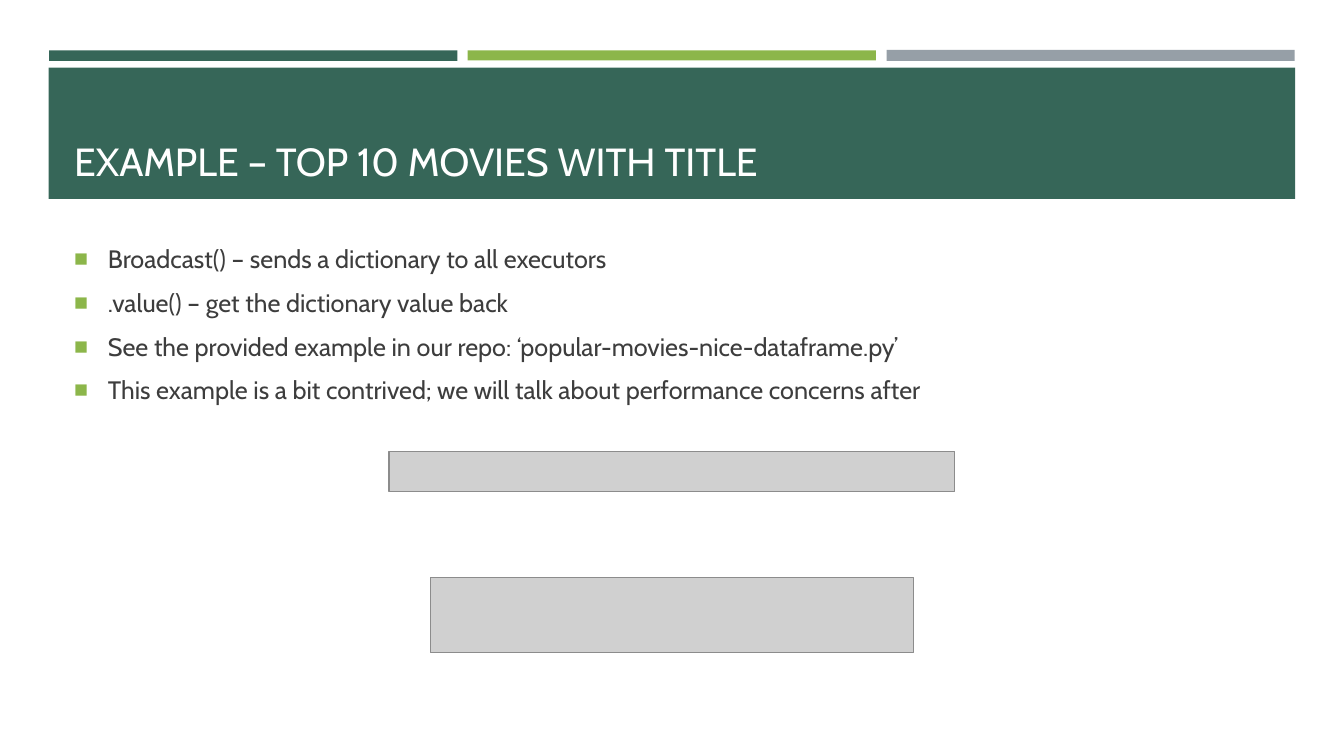
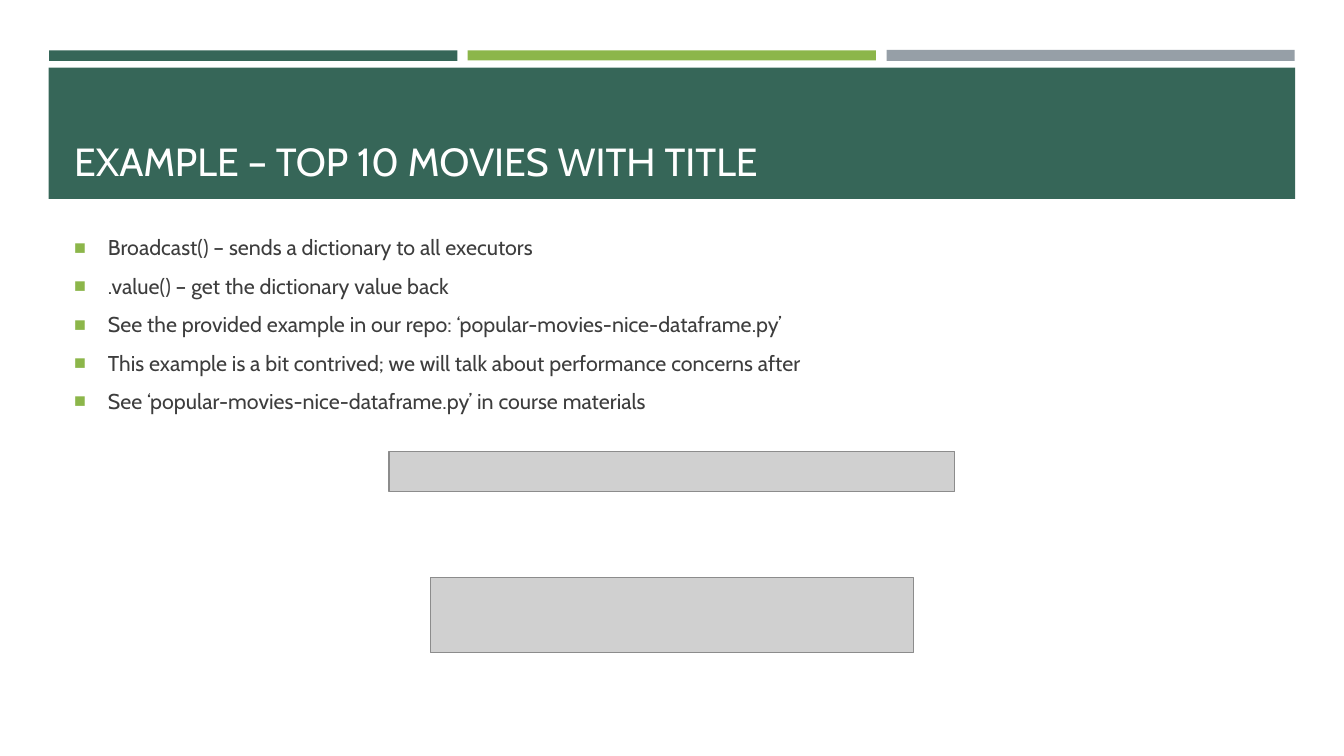
Before and after one commit to e-m-wilson/data_engineering, a slide deck: slide 79 of spark/Spark.pptx. Drawn at 1344x756 pixels with LibreOffice and Linux fonts; fonts in the diff are those of the drawing; grey boxes stand for pictures. Boxes give left, top, right and bottom in pixels: in the first picture for what was removed or moved away, otherwise in the second. Text is boxed around its words. In the diff, an @@ line names an element or a change of style, - is before the commit and + after.

```diff
--- a/spark/Spark.pptx
+++ b/spark/Spark.pptx
@@ text at box(108, 239, 800, 376): size 18 to 15.3 pt in "Broadcast() – sends a dictionary to all ...", ".value() – get the dictionary value back", "See the provided example in our repo: ...", "This example is a bit contrived; we ..." @@
@@ text at box(108, 393, 646, 414): paragraph added @@
+■ See ‘popular-movies-nice-dataframe.py’ in course materials
```
Also in this commit, not shown: 2 other slides changed, 2 slides added, 6 other files.
